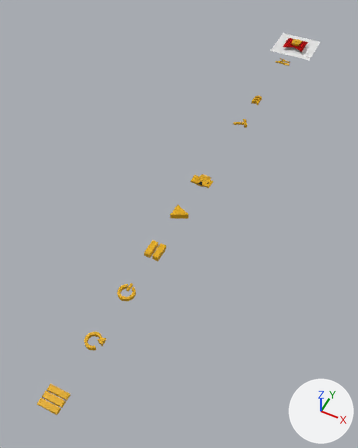
Before and after pictures for a commit that changed the Blender file src/img/buttons_64.blend.
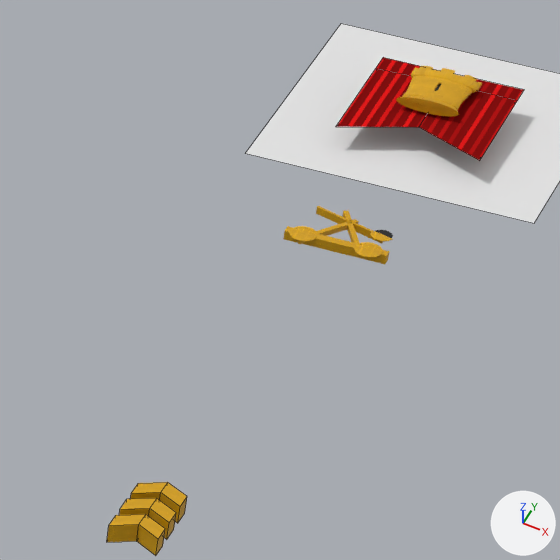
The first picture shows the older version from a 50 mm camera at (28.2, -127.9, 68.2) aimed at (-2.7, -66.0, -9.1). The close-ups show both versions on the part from 66% to 87% of the width and 7% to 24% of the height of that picture; other places that the commit changed are outside them. The lights are fixed; the arrows at lower right show +X, +Y and +Z. The close-ups show mesh edges as thin lines.

The first close-up shows 'Cylinder.004', 'Flag', 'Plane.001', 'Tower', 'Upgrade'.
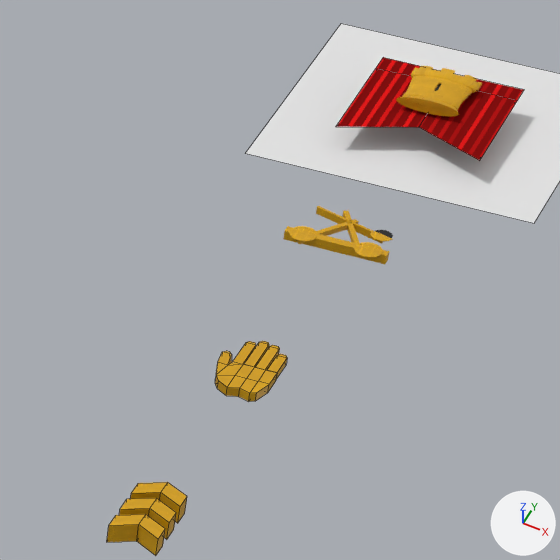
Boxes [x1, y1, x2, y2] around the edits, measured in the close-ups (560 x 560 px):
'Cube', added: after [215, 341, 287, 402]

Edits to the bpy script that builds the scene:
```text
Add me_cube_006:
    me_cube_006.from_pydata(...)  # 90 vertices, 88 faces; spans x -1.23..0.86, y -2.03..1.22, z -0.11..0.21
    me_cube_006.materials.append(mat_object)
Add ob_cube:
    ob_cube = bpy.data.objects.new('Cube', me_cube_006)
    ob_cube.parent = ob_empty
    ob_cube.matrix_parent_inverse = Matrix(((0.2, 0.0, 0.0, 0.0), (0.0, 0.0, -0.2, 0.0), (0.0, 0.2, 0.0, -4.0), (0.0, 0.0, 0.0, 1.0)))
    ob_cube.location = (0.0, 0.0, 0.0)
```
